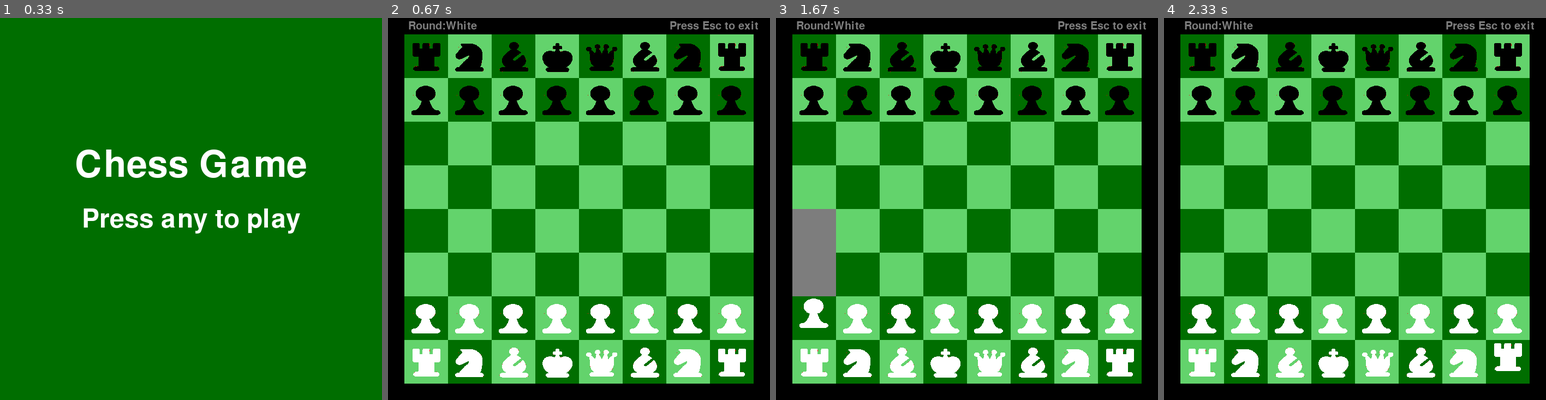
Above: before the commit, frames 1-4 (left to right).
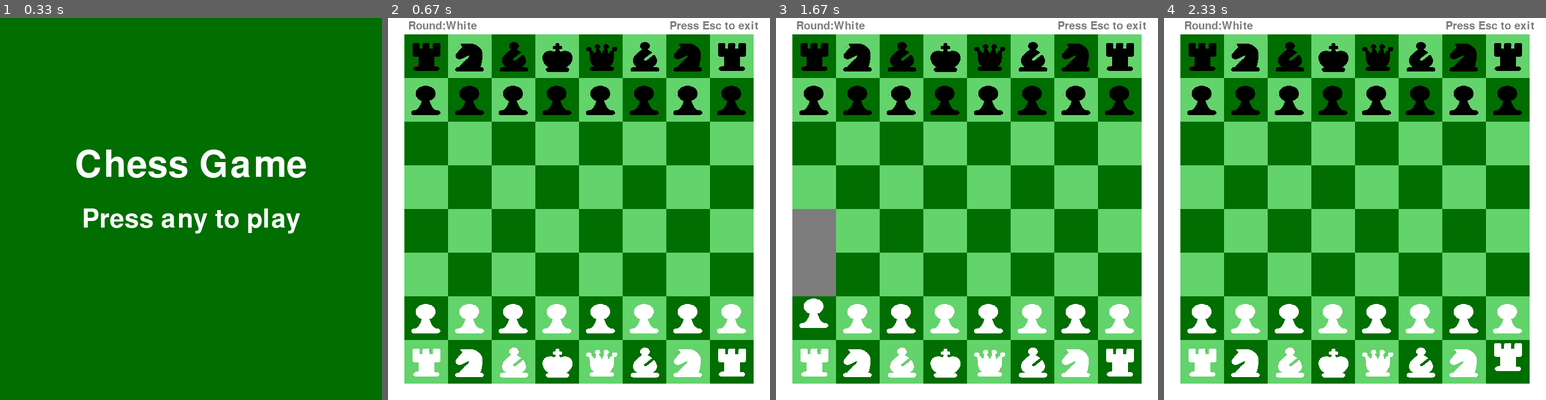
Above: after the commit, the same moments.

Repository: MingMinNa/Chess-game-pygame-
Game: pygame game, started from main.py
Same seed, same stepped clock (60 frames per second), same inputs: the game is played once before the commit and once after it.
Inputs (mouse positions are in pixels of both pictures, inside the frame that each line leads up to):
- Up to frame 1 (0.33 s): no input
- Up to frame 2 (0.67 s): tap Enter at 0.33 s
- Up to frame 3 (1.67 s): click (856, 361) at 0.72 s; click (848, 296) at 1.05 s; click (814, 319) at 1.38 s
- Up to frame 4 (2.33 s): click (1217, 197) at 1.72 s; click (1500, 354) at 2.05 s

Frame 1 is identical in both runs. In frame 2, 16% of the frame differs, in the area x 0-100%, y 0-100%; in frame 3, 16%; in frame 4, 16%.

Commit message:
background color change as player round change

Diff:
--- a/main.py
+++ b/main.py
@@ -314,7 +314,7 @@
             init = True
             break
 
-    screen.fill(BLACK)
+    screen.fill(BLACK if current_move == "Black" else WHITE)
     screen_draw_text(screen, f"Round:{current_move}", 100, 15, 30, GRAY)
     screen_draw_text(screen, f"Press Esc to exit ", 600, 15, 30, GRAY)
     if checkState:
